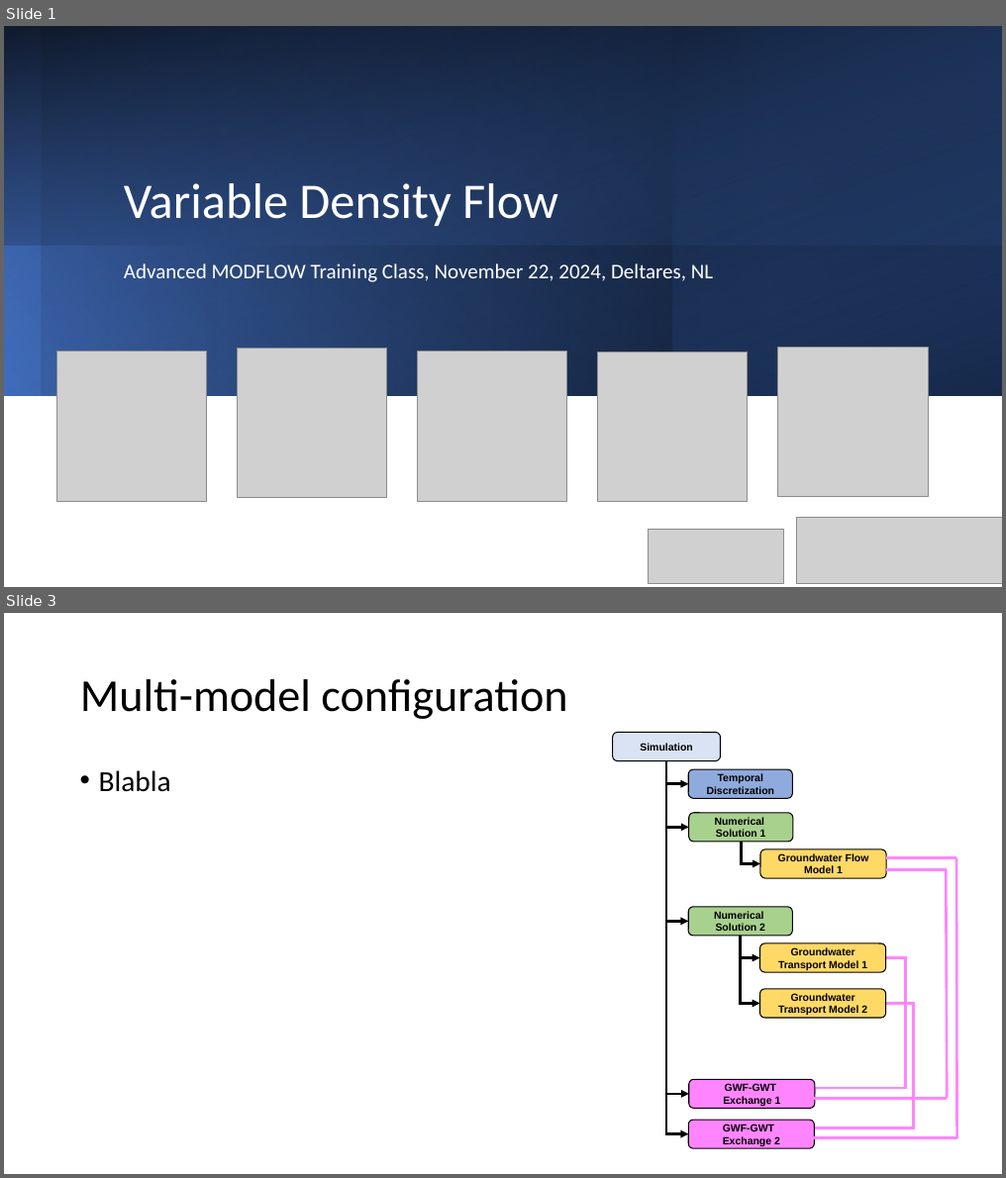
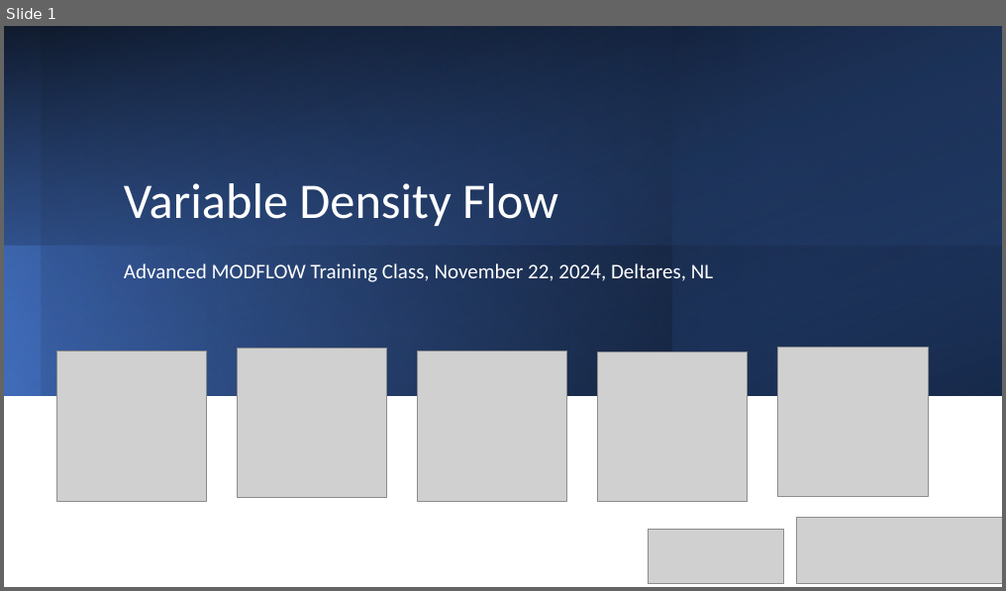
Before and after one commit to martclanor/modflow-dsd24, a slide deck: presentations/2-Variable_Density_Flow.pptx. Shown one above the other, each under a label of ours: slides 1 and 3 before the commit, slide 1 after it; the slides between them are not shown. The pictures are 1006x1178 and 1006x591 pixels, drawn with LibreOffice and Linux fonts; fonts in the diff are those of the drawing; grey boxes stand for pictures. Boxes give left, top, right and bottom in pixels: in the first picture for what was removed or moved away, otherwise in the second. Text is boxed around its words. In the diff, an @@ line names an element or a change of style, - is before the commit and + after.

```diff
--- a/presentations/2-Variable_Density_Flow.pptx
+++ b/presentations/2-Variable_Density_Flow.pptx
@@ slide 3 removed at box(4, 613, 1002, 1174), background #FFFFFF @@
@@ title removed at box(80, 679, 567, 719) @@
-Multi-model configuration
@@ text removed at box(99, 770, 171, 792) @@
-• Blabla
@@ group removed at box(613, 732, 957, 1149): 9 rounded rectangles, 8 elbow arrows, 6 lines, 2 elbow lines @@
-Simulation
-Numerical Solution 1
-Groundwater Flow Model 1
-Temporal Discretization
-Numerical Solution 2
-Groundwater Transport Model 1
-Groundwater Transport Model 2
-GWF-GWT
-Exchange 1
-GWF-GWT
-Exchange 2
```
Also in this commit, not shown: 5 slides added, 2 other slides removed, 1 other file.
